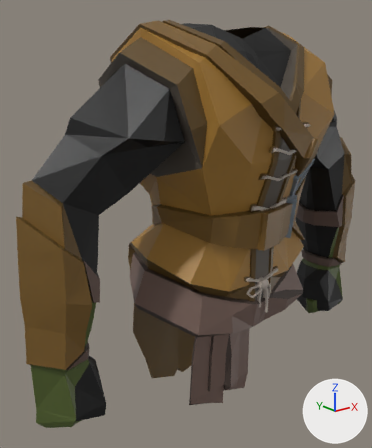
One commit to the COLLADA model Chr/BodyParts/FemaleArcherChest.dae: the scene before it, then after it.
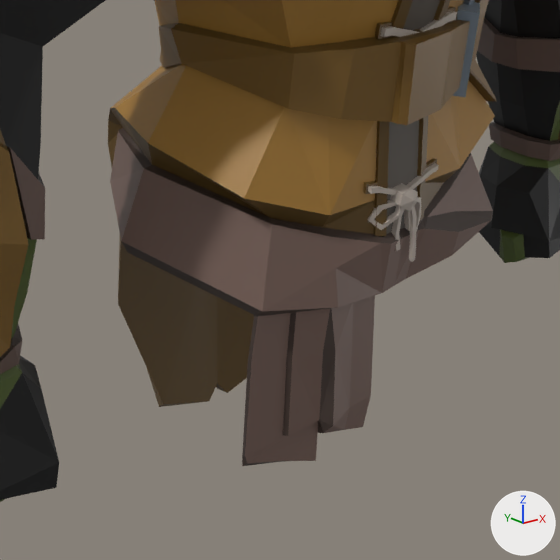
There are two pictures of each version: one whole from a 50 mm camera at (-3.93, -4.23, 6.27) aimed at (-0.31, 0.3, 4.46), one close up on the part from 21% to 90% of the width and 43% to 100% of the height. The axes (+X, +Y, +Z) are drawn at lower right. The lights are the same throughout.

The first close-up shows 'FemaleChest'.
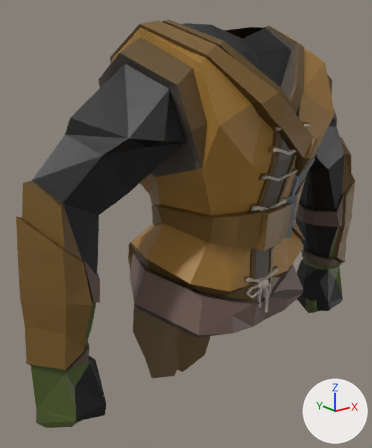
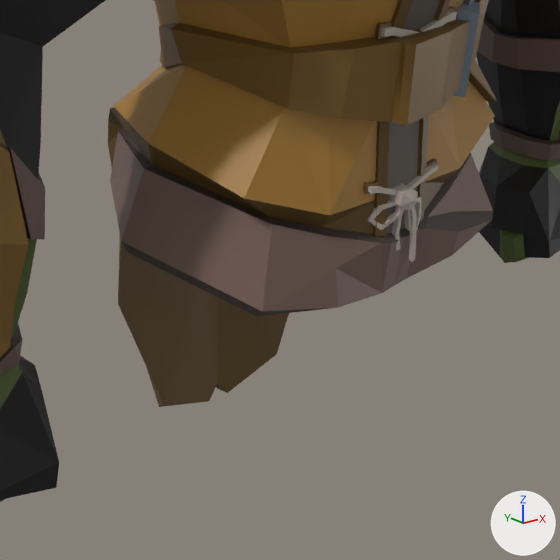
Commit message: fix archer models

Boxes (x1, y1, x2, y2) around the edits, measured in the close-ups (560 x 560 px):
part 1 of me_untitled_009, deleted (brown): before (242, 296, 375, 466)

Edits to the bpy script that builds the scene:
```text
Change me_untitled_009:
    where me_untitled_009.from_pydata(...)  # 1163 vertices, 2199 faces; spans x -2.43..2.43, y -1.04..1.03, z 1.96..6.67
    used by ob_femalechest; location = (0.0, 0.0, 0.0)
    me_untitled_009 part 1: the loose piece of 54 vertices spanning x -0.93..-0.12, y -0.67..-0.52, z 2.57..3.57 is deleted
```
